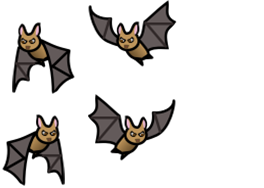
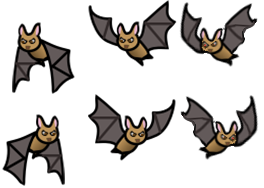
Comparing the layer stacks of the two (264, 188) images. Changes:
added layer "Layer 2 copy 2" above "Layer 2" over [179, 2, 258, 67]
added layer "Layer 2" above "bat-down" over [180, 95, 259, 160]
